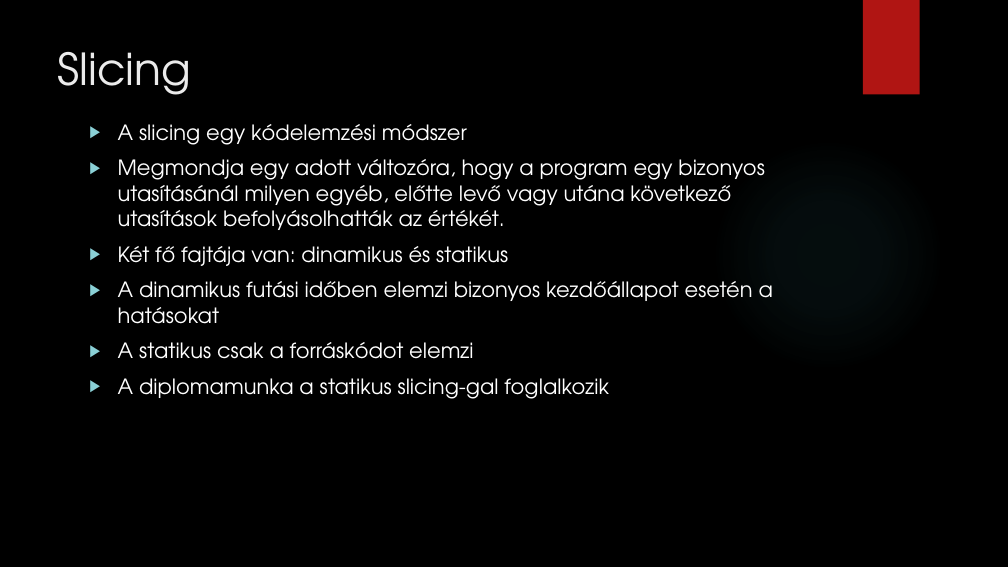
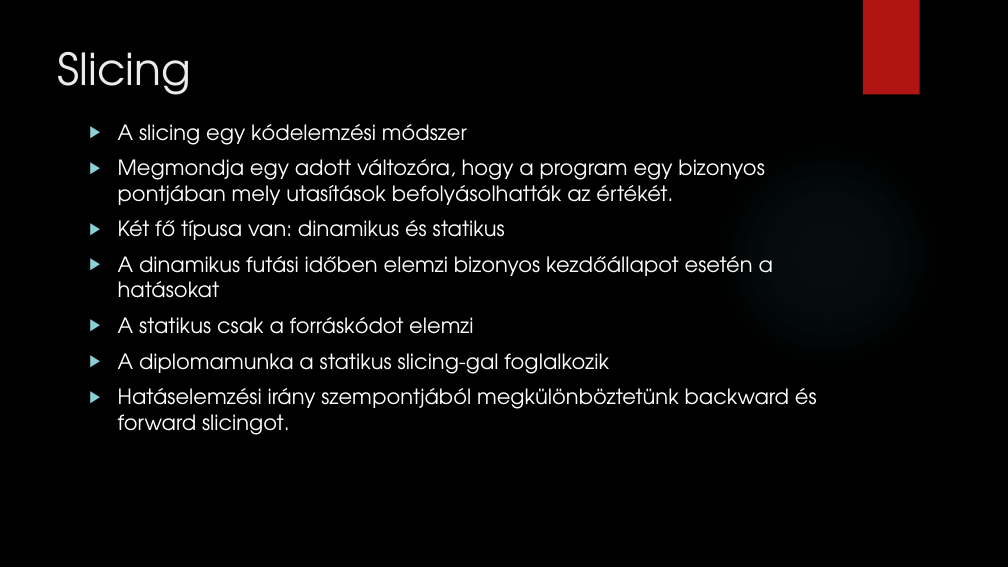
Before and after one commit to dwat3r/slicer, a slide deck: slide 3 of doc/Presentation.pptx. Drawn at 1008x567 pixels with LibreOffice and Linux fonts; fonts in the diff are those of the drawing; background and template pictures are left out. Boxes give left, top, right and bottom in pixels: in the first picture for what was removed or moved away, otherwise in the second. Text is boxed around its words. In the diff, an @@ line names an element or a change of style, - is before the commit and + after.

```diff
--- a/doc/Presentation.pptx
+++ b/doc/Presentation.pptx
@@ text at (118,159,764,240): text changed @@
-▶ Megmondja egy adott változóra, hogy a program egy bizonyos utasításánál milyen egyéb, előtte levő vagy utána következő utasítások befolyásolhatták az értékét.
-▶ Két fő fajtája van: dinamikus és statikus
+▶ Megmondja egy adott változóra, hogy a program egy bizonyos pontjában mely utasítások befolyásolhatták az értékét.
+▶ Két fő típusa van: dinamikus és statikus
@@ text at (118,388,817,435): paragraph added @@
+▶ Hatáselemzési irány szempontjából megkülönböztetünk backward és forward slicingot.
```
Also in this commit, not shown: 1 other slide changed, 27 slides added, 1 slide removed, 15 other files.
